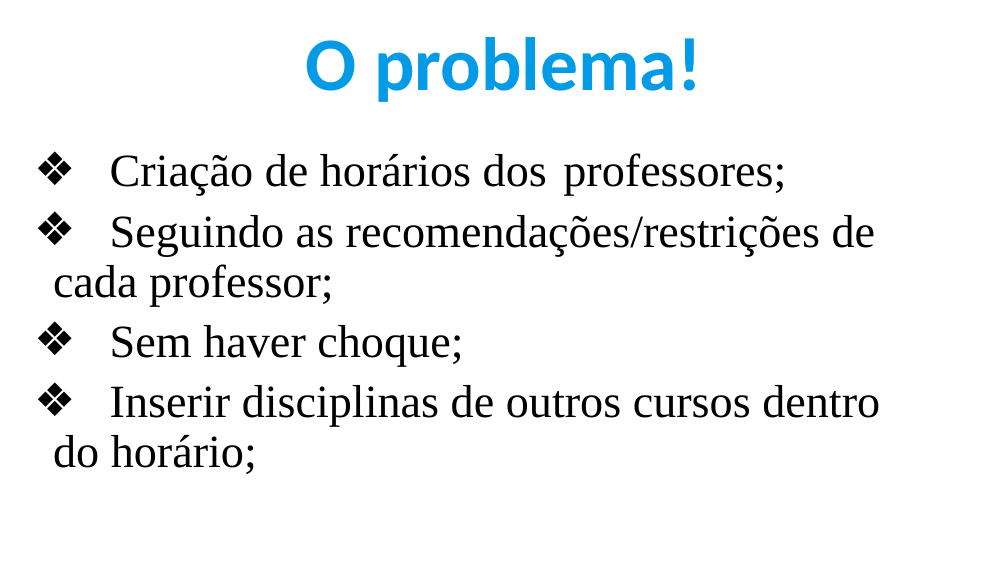
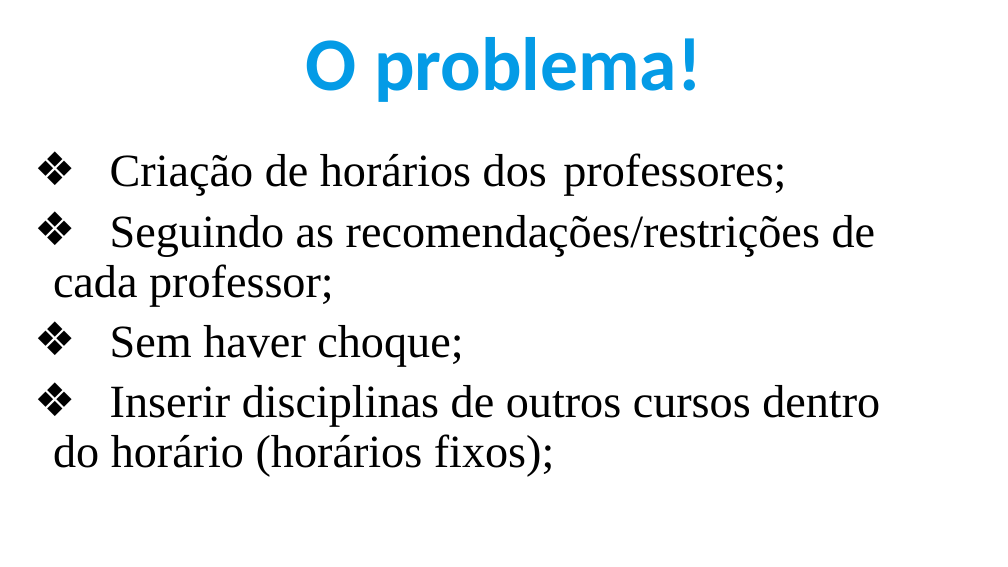
Before and after one commit to IgorSantos1996/GeneticAlgorithms, a slide deck: slide 6 of Apresentação.pptx. Drawn at 1008x567 pixels with LibreOffice and Linux fonts; fonts in the diff are those of the drawing. Boxes give left, top, right and bottom in pixels: in the first picture for what was removed or moved away, otherwise in the second. Text is boxed around its words. In the diff, an @@ line names an element or a change of style, - is before the commit and + after.

```diff
--- a/Apresentação.pptx
+++ b/Apresentação.pptx
@@ text at (x1=53, y1=385, x2=880, y2=477): text changed @@
-❖ Inserir disciplinas de outros cursos dentro do horário;
+❖ Inserir disciplinas de outros cursos dentro do horário (horários fixos);
```
Also in this commit, not shown: 6 other slides changed, 6 slides added, 2 slides removed.
